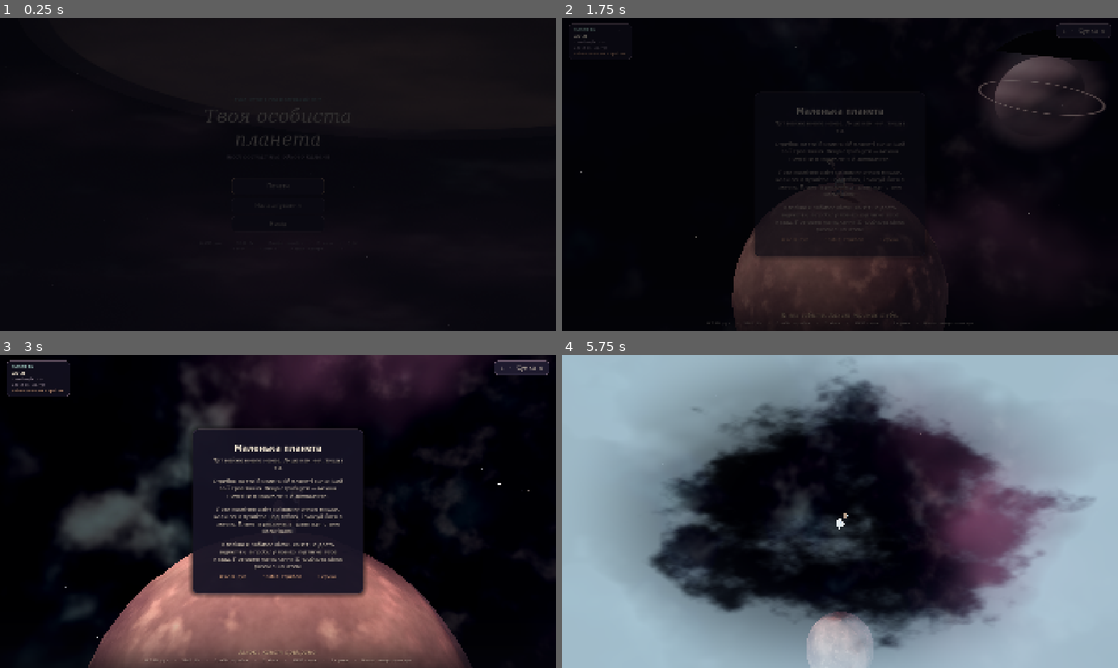
Above: before the commit, frames 1-4 (two rows, left to right).
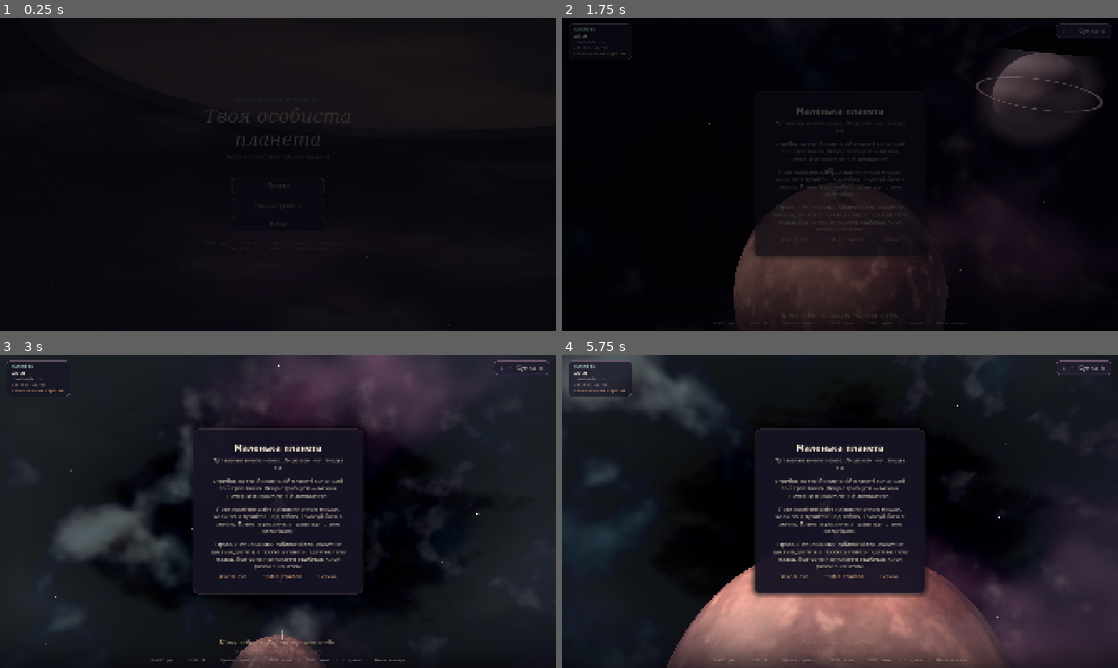
Above: after the commit, the same moments.

Repository: krabikdev/your-personal-planet
Game: Godot game, scene res://ui/main_menu.tscn
The game is run twice, just before and just after one commit, with the same random seed, the same clock (stepped at 60 frames per second) and the same inputs.
Inputs (mouse positions are in pixels of both pictures, inside the frame that each line leads up to):
- Up to frame 1 (0.25 s): no input
- Up to frame 2 (1.75 s): tap Enter at 0.5 s; move the mouse to (962, 158) at 0.52 s; hold D (move_right) 0.53-1.28 s; hold Right mouse button (stake, bound only after the commit) 0.53-1.28 s; click (962, 158) at 0.67 s; tap Space (jump) at 0.77, 1.07, 1.52 s; tap E (stake, bound only before the commit) at 0.8, 1.35 s; move the mouse to (812, 174) at 1.27 s; hold W (move_forward) from 1.28 s (still down); click (812, 174) at 1.42 s; right-click (812, 174) at 1.55 s
- Up to frame 3 (3 s): keep holding W (move_forward); tap Space (jump) at 1.82 s; move the mouse to (289, 505) at 2.02 s; press the mouse at (289, 505) at 2.03 s; tap E (stake, bound only before the commit) at 2.3 s; move the mouse to (272, 517) at 2.77 s; release the mouse at (272, 517) at 2.78 s; tap Shift (run) at 2.85 s; click (272, 517) at 2.92 s
- Up to frame 4 (5.75 s): keep holding W (move_forward); tap Space (jump) at 3.02, 3.32, 3.77, 4.07, 4.52, 4.82 s; right-click (834, 517) at 3.05 s; move the mouse to (878, 514) at 3.52 s; hold Right mouse button (stake, bound only after the commit) 3.53-4.28 s; click (878, 514) at 3.67 s; tap E (stake, bound only before the commit) at 3.8, 4.35 s; move the mouse to (795, 508) at 4.27 s; click (795, 508) at 4.42 s; right-click (795, 508) at 4.55 s; move the mouse to (845, 511) at 5.02 s; hold E (stake, bound only before the commit) from 5.03 s (still down); tap Alt at 5.1 s; click (845, 511) at 5.17 s

The runs differ from the first frame. In frame 2, 0.7% of the frame differs, in the area x 3-98%, y 9-98%; in frame 3, 58%; in frame 4, 88%, in the area x 0-100%, y 0-100%.

Commit message:
feat: toggle the stake with the right mouse button

Diff:
--- a/project.godot
+++ b/project.godot
@@ -89,7 +89,7 @@
 }
 stake={
 "deadzone": 0.2,
-"events": Array[InputEventKey]([Object(InputEventKey,"resource_local_to_scene":false,"resource_name":"","device":-1,"window_id":0,"alt_pressed":false,"shift_pressed":false,"ctrl_pressed":false,"meta_pressed":false,"pressed":false,"keycode":0,"physical_keycode":69,"key_label":0,"unicode":0,"location":0,"echo":false,"script":null)
+"events": Array[InputEventMouseButton]([Object(InputEventMouseButton,"resource_local_to_scene":false,"resource_name":"","device":-1,"window_id":0,"alt_pressed":false,"shift_pressed":false,"ctrl_pressed":false,"meta_pressed":false,"button_mask":0,"position":Vector2(0, 0),"global_position":Vector2(0, 0),"factor":1.0,"button_index":2,"canceled":false,"pressed":false,"double_click":false,"script":null)
 ])
 }
 
--- a/scripts/ui/game_hud.gd
+++ b/scripts/ui/game_hud.gd
@@ -137,5 +137,5 @@
 func _populate_controls() -> void:
 	_controls_label.text = (
 		"WASD  рух     ·     Shift  біг     ·     Пробіл  стрибок     ·     "
-		+ "E  кілок     ·     ЛКМ  сачок     ·     I  сумка     ·     Миша  поворот камери"
+		+ "ПКМ  кілок     ·     ЛКМ  сачок     ·     I  сумка     ·     Миша  камера"
 	)
--- a/tests/test_rope_anchor.gd
+++ b/tests/test_rope_anchor.gd
@@ -10,16 +10,18 @@
 	return game
 
 
-func test_stake_action_is_mapped_to_e() -> void:
-	assert_true(InputMap.has_action("stake"), "E should be mapped to the stake action")
-	var found_e: bool = false
+func test_stake_action_is_mapped_to_the_right_mouse_button() -> void:
+	assert_true(InputMap.has_action("stake"), "the stake should have its own action")
+	var found_click: bool = false
 	for event: InputEvent in InputMap.action_get_events("stake"):
-		if event is InputEventKey and (event as InputEventKey).physical_keycode == KEY_E:
-			found_e = true
-	assert_true(found_e, "the stake should be planted with E")
+		if event is InputEventMouseButton:
+			var button := event as InputEventMouseButton
+			if button.button_index == MOUSE_BUTTON_RIGHT:
+				found_click = true
+	assert_true(found_click, "the stake should be toggled with the right mouse button")
 
 
-func test_pressing_e_toggles_the_stake() -> void:
+func test_pressing_the_right_mouse_button_toggles_the_stake() -> void:
 	var game: Game = _make_game()
 	await wait_physics_frames(3)
 	var player: Boy = game.get_node("Player") as Boy
@@ -28,10 +30,10 @@
 	press.action = "stake"
 	press.pressed = true
 	game._unhandled_input(press)
-	assert_true(player.rope.is_planted(), "the first E should plant the stake")
+	assert_true(player.rope.is_planted(), "the first right click should plant the stake")
 
 	game._unhandled_input(press)
-	assert_false(player.rope.is_planted(), "the second E should pull the stake out")
+	assert_false(player.rope.is_planted(), "the second right click should pull the stake out")
 
 
 func test_the_boy_hammers_a_stake_into_the_ground() -> void:
--- a/tools/configure_project.gd
+++ b/tools/configure_project.gd
@@ -11,7 +11,7 @@
 	"move_right": [KEY_D, KEY_RIGHT],
 	"jump": [KEY_SPACE],
 	"interact": [],
-	"stake": [KEY_E],
+	"stake": [],
 	"inventory": [KEY_I],
 	"pause": [KEY_ESCAPE],
 }
@@ -30,6 +30,11 @@
 			click.button_index = MOUSE_BUTTON_LEFT
 			click.device = -1
 			events.append(click)
+		if action == "stake":
+			var right_click := InputEventMouseButton.new()
+			right_click.button_index = MOUSE_BUTTON_RIGHT
+			right_click.device = -1
+			events.append(right_click)
 		ProjectSettings.set_setting("input/%s" % action, {"deadzone": 0.2, "events": events})
 	ProjectSettings.set_setting("gui/theme/custom", "res://ui/theme/app_theme.tres")
 	ProjectSettings.set_setting("rendering/anti_aliasing/quality/msaa_3d", 2)
--- a/ui/game_hud.tscn
+++ b/ui/game_hud.tscn
@@ -233,7 +233,7 @@
 
 Лови космічне сміття лівою кнопкою мишки, коли воно пролітає над тобою, і вмазуй його в землю. Планета ростиме, а гравітація стане сильнішою.
 
-Клавіша E забиває кілок: канат не дасть відлетіти, а пробіл у повітрі підтягне тебе назад. Повторне натискання E прибирає кілок разом з канатом."
+Права кнопка мишки забиває кілок: канат не дасть відлетіти, а пробіл у повітрі підтягне тебе назад. Повторне натискання прибирає кілок разом з канатом."
 horizontal_alignment = 1
 autowrap_mode = 3
 
--- a/ui/main_menu.tscn
+++ b/ui/main_menu.tscn
@@ -105,7 +105,7 @@
 [node name="Footer" type="Label" parent="MarginContainer/VBoxContainer"]
 layout_mode = 2
 theme_type_variation = &"SmallLabel"
-text = "WASD  рух     ·     Shift  біг     ·     Пробіл  стрибок     ·     E  кілок     ·     ЛКМ  сачок     ·     I  сумка     ·     Мишка  камера"
+text = "WASD  рух     ·     Shift  біг     ·     Пробіл  стрибок     ·     ПКМ  кілок     ·     ЛКМ  сачок     ·     I  сумка     ·     Мишка  камера"
 horizontal_alignment = 1
 autowrap_mode = 3
 
--- a/ui/settings_panel.tscn
+++ b/ui/settings_panel.tscn
@@ -131,7 +131,7 @@
 layout_mode = 2
 theme_type_variation = &"SmallLabel"
 text = "WASD — рух     ·     Shift — біг     ·     Пробіл — стрибок
-E — забити кілок, повторне натискання — зняти його     ·     ЛКМ — замахнутися сачком
+ПКМ — забити кілок, повторне натискання — зняти його     ·     ЛКМ — замахнутися сачком
 I — сумка     ·     рухай мишкою — поворот камери"
 autowrap_mode = 3
 
